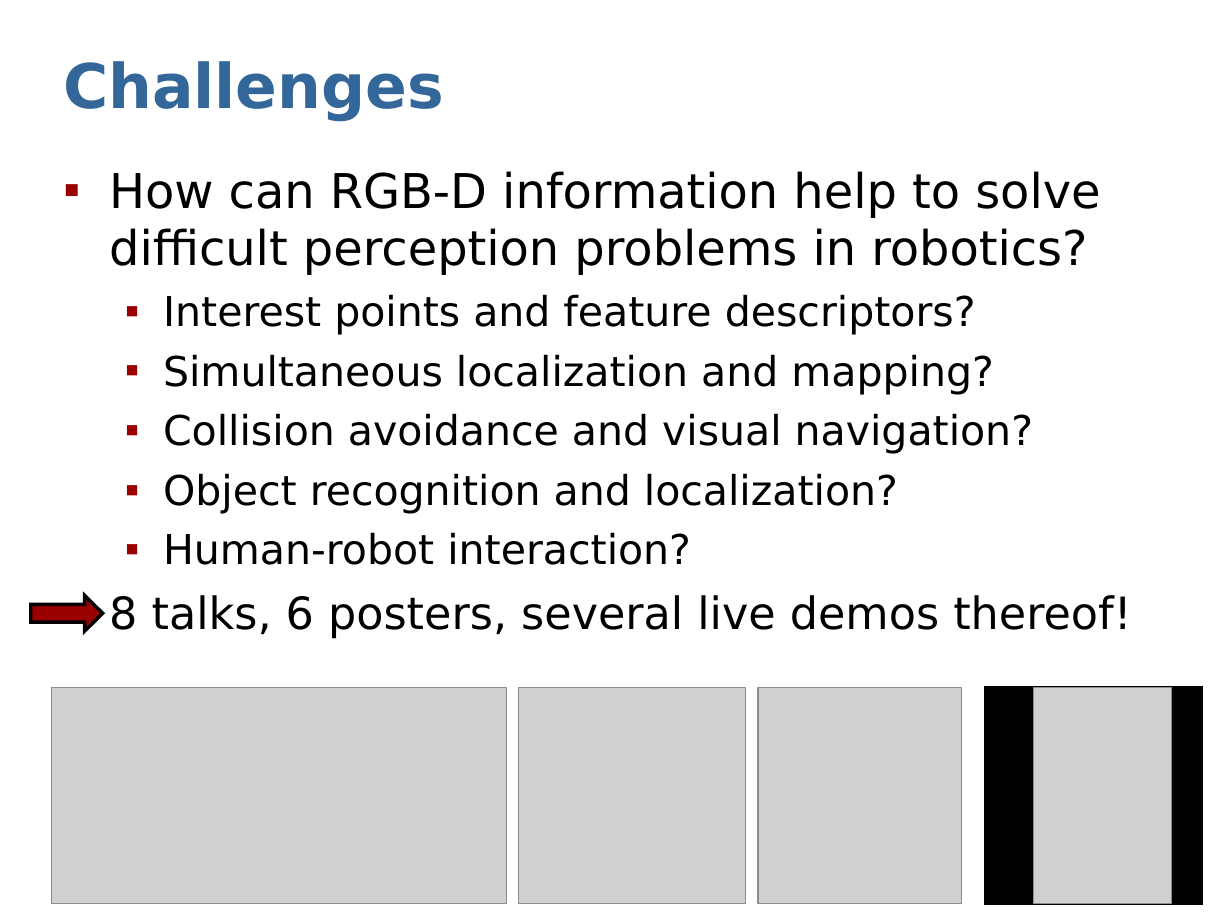
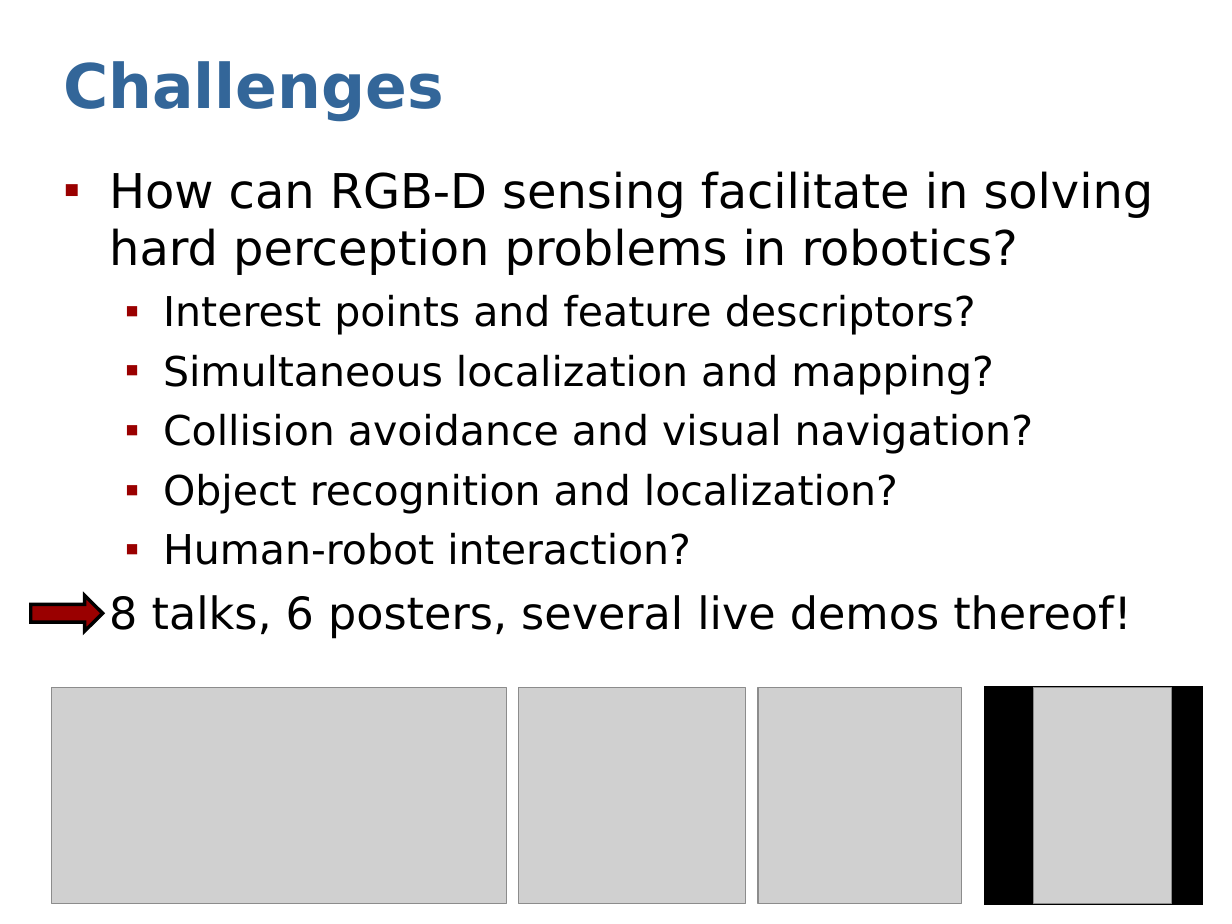
Before and after one commit to dejanpan/rgbd2011, a slide deck: slide 6 of presentations/sturm11rgbd-intro.ppt. Drawn at 1232x924 pixels with LibreOffice and Linux fonts; fonts in the diff are those of the drawing; grey boxes stand for pictures. Boxes give left, top, right and bottom in pixels: in the first picture for what was removed or moved away, otherwise in the second. Text is boxed around its words. In the diff, an @@ line names an element or a change of style, - is before the commit and + after.

```diff
--- a/presentations/sturm11rgbd-intro.ppt
+++ b/presentations/sturm11rgbd-intro.ppt
@@ text at (x1=109, y1=171, x2=1154, y2=275): text changed @@
-▪ How can RGB-D information help to solve difficult perception problems in robotics?
+▪ How can RGB-D sensing facilitate in solving hard perception problems in robotics?
```
Also in this commit, not shown: 1 other slide changed, 5 slides added, 1 other file.
